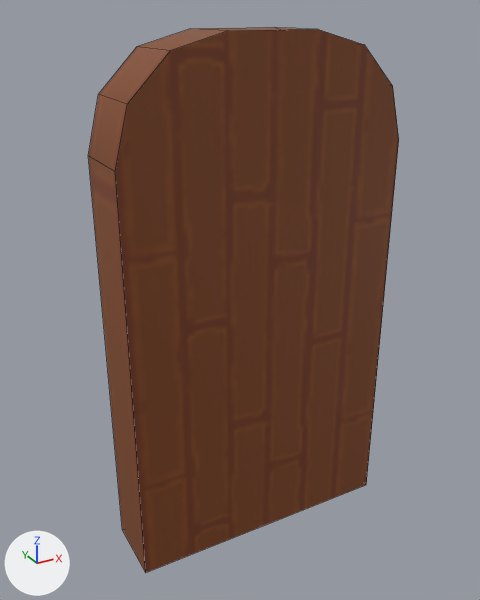
Two versions of the FBX model Assets/Art/Models/Environment/Door.fbx, one commit apart.
The view is the same before and after, from a 50 mm camera at (-0.963, -1.677, 1.672) aimed at (-0.034, 0.013, 0.827). The axes (+X, +Y, +Z) are drawn at lower left. The lights are the same throughout. Mesh edges are drawn as thin lines. Where no turn or scale is listed for an object, it has been applied to the vertices.

Names of what the first picture shows: 'Door'.
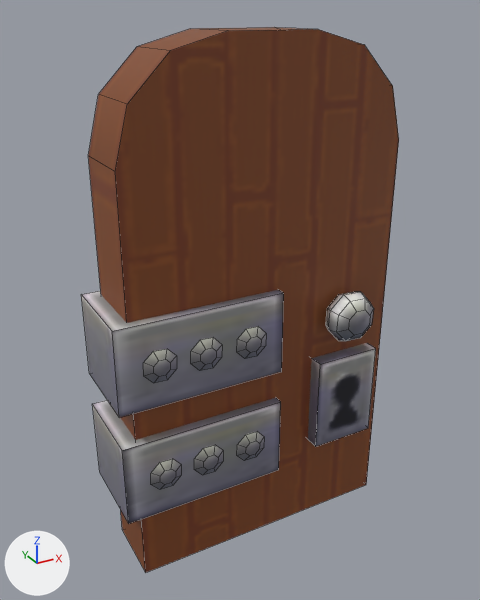
Commit message: Door and metal tex

Boxes (x1, y1, x2, y2) around the edits, measured in the pictures (480 x 600 px):
'Door', reshaped: before (88, 27, 399, 573); after (81, 27, 399, 573)
part 1 of me_cube_004, added: after (308, 343, 376, 447)
part 2 of me_cube_004, added: after (93, 398, 281, 524)
part 3 of me_cube_004, added: after (81, 290, 284, 418)
part 4 of me_cube_004, added: after (326, 292, 374, 341)
part 5 of me_cube_004, added: after (143, 326, 266, 383)
part 6 of me_cube_004, added: after (151, 431, 264, 490)

What the commit changed:
Picture 'MetalAtlas.png' (img_metalatlas_png) is new.
Material 'Metal' (mat_metal) is new.
Its texture is img_metalatlas_png.
me_cube_004 is used by ob_door; location (0.0, 0.0, 0.0).
me_cube_004 had 20 vertices, 11 faces and spanned x -0.45..0.45, y -0.11..0.11, z 0.0..1.62.
me_cube_004 now has 316 vertices, 205 faces and spans x -0.5..0.45, y -0.21..0.21, z 0.0..1.62.
me_cube_004 part 1: a new loose piece, a box spanning x 0.17..0.39, y -0.16..0.16, z 0.31..0.62, in mat_metal (picture img_metalatlas_png).
me_cube_004 part 2: a new loose piece, a box spanning x -0.5..0.03, y -0.14..0.14, z 0.25..0.52, in mat_metal (picture img_metalatlas_png).
me_cube_004 part 3: a new loose piece, a box spanning x -0.5..0.03, y -0.14..0.14, z 0.63..0.89, in mat_metal (picture img_metalatlas_png).
me_cube_004 part 4: 80 vertices added at x 0.19..0.35, y -0.21..0.21, z 0.69..0.85.
me_cube_004 part 5: 48 vertices added at x -0.42..-0.03, y -0.15..-0.14, z 0.71..0.81.
me_cube_004 part 6: 48 vertices added at x -0.42..-0.03, y -0.15..-0.14, z 0.33..0.43.
me_cube_004 part 7: the surface is now shaded smooth.
me_cube_004 now uses material mat_metal (picture img_metalatlas_png).
